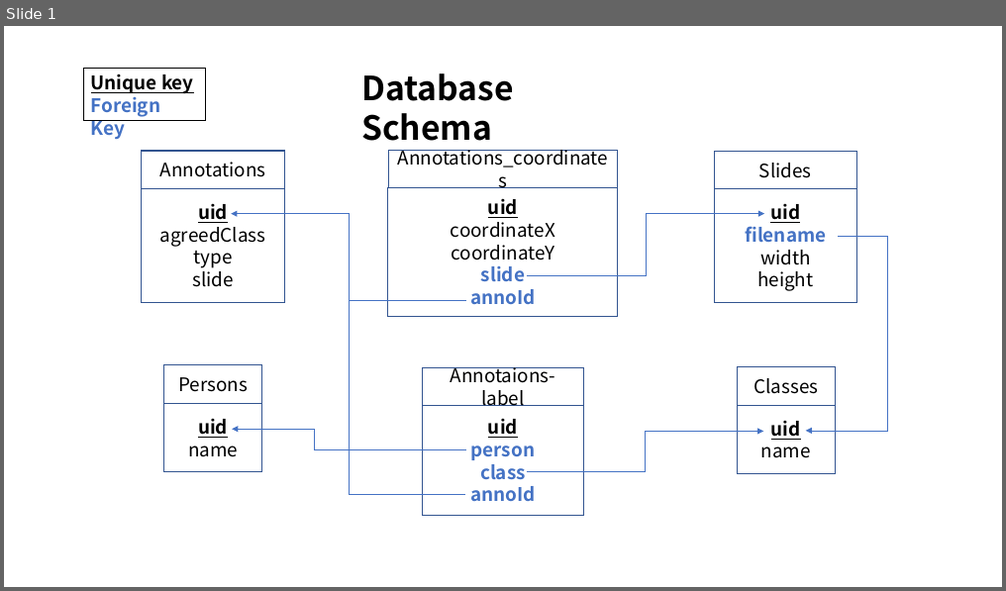
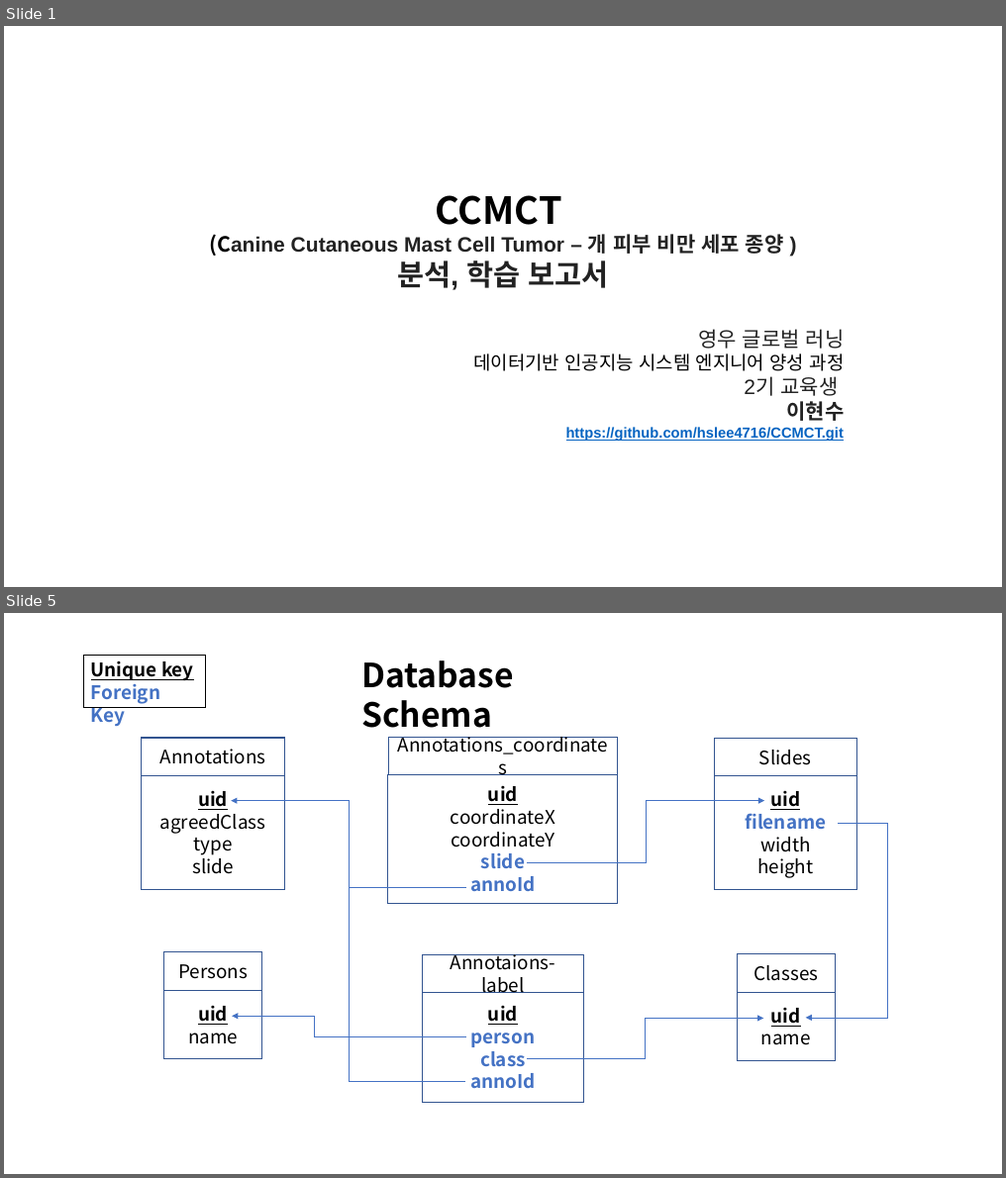
Before and after one commit to hslee4716/CCMCT, a slide deck: 발표자료/CCMCT_중간발표.pptx. Shown one above the other, each under a label of ours: slide 1 before the commit, slides 1 and 5 after it; the slides between them are not shown. The pictures are 1006x591 and 1006x1178 pixels, drawn with LibreOffice and Linux fonts; fonts in the diff are those of the drawing. Boxes give left, top, right and bottom in pixels: in the first picture for what was removed or moved away, otherwise in the second. Text is boxed around its words. In the diff, an @@ line names an element or a change of style, - is before the commit and + after.

```diff
--- a/발표자료/CCMCT_중간발표.pptx
+++ b/발표자료/CCMCT_중간발표.pptx
@@ slide 1 added at box(4, 26, 1002, 587), background #FFFFFF @@
@@ text added at box(209, 195, 845, 441), 20 pt, text #222222, bold @@
+CCMCT
+(Canine Cutaneous Mast Cell Tumor – 개 피부 비만 세포 종양 )
+분석, 학습 보고서
+영우 글로벌 러닝
+데이터기반 인공지능 시스템 엔지니어 양성 과정
+2기 교육생
+이현수
+https://github.com/hslee4716/CCMCT.git
@@ what was slide 1 is now slide 5 @@
```
Also in this commit, not shown: 5 slides changed, 3 other slides added, 2 slides removed, 20 other files.
